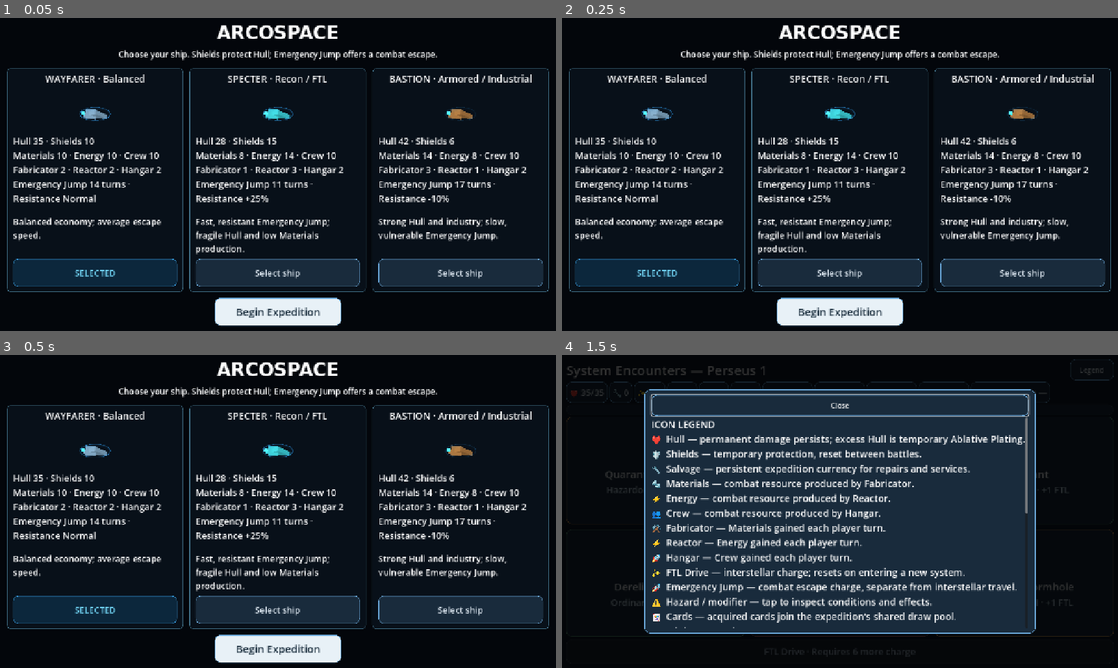
Above: before the commit, frames 1-4 (two rows, left to right).
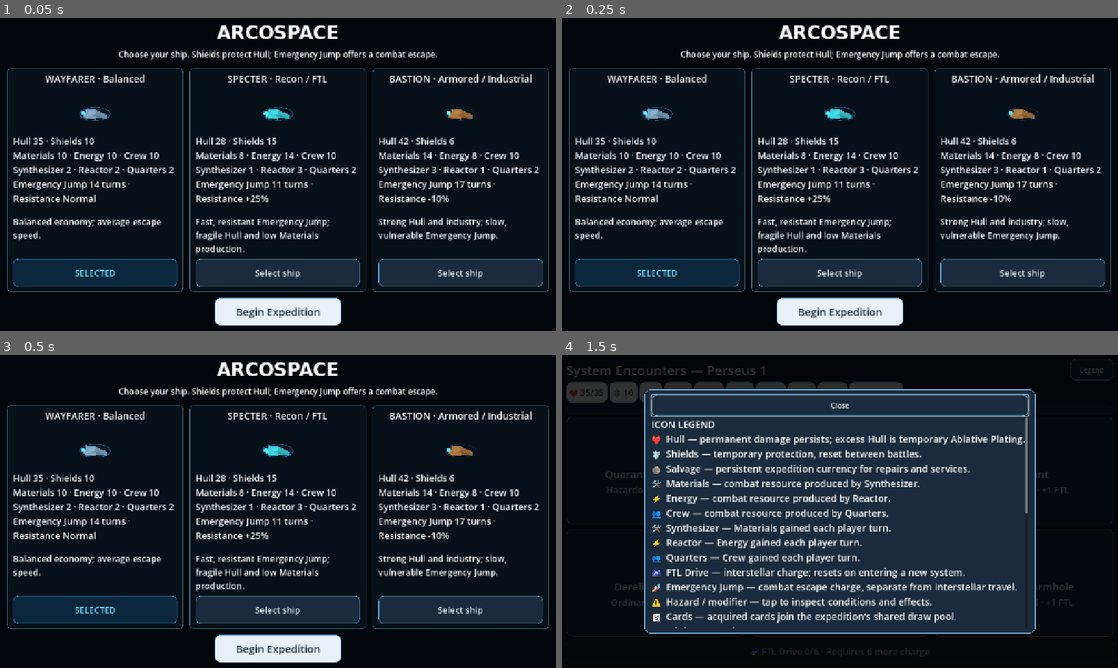
Above: after the commit, the same moments.

Repository: RPGMaster2000/arcospace
Game: Godot game, scene res://scenes/battle_setup.tscn
Two runs of this game, one before a commit and one after it. Both use one fixed random seed, a clock stepped at 60 frames per second and the inputs below.
Inputs:
- Up to frame 1 (0.05 s): no input
- Up to frame 2 (0.25 s): no input
- Up to frame 3 (0.5 s): no input
- Up to frame 4 (1.5 s): click "Begin Expedition" at 0.5 s; click "Legend" at 1.25 s

The runs differ from the first frame. In frame 1, 1.2% of the frame differs, in the area x 2-97%, y 47-51%; in frame 2, 1.2%; in frame 3, 1.2%; in frame 4, 3.3%, in the area x 0-88%, y 8-97%.

Commit message:
Refine exploration status bar and restore battle HUD terminology

Diff:
--- a/encounters/mining_operation.tres
+++ b/encounters/mining_operation.tres
@@ -47,7 +47,7 @@
 
 [sub_resource type="Resource" id="Success2"]
 script = ExtResource("Outcome")
-blurb = "Your fabricator processes a rich deposit."
+blurb = "Your synthesizer processes a rich deposit."
 salvage = 9
 
 [sub_resource type="Resource" id="Failure2"]
--- a/scripts/battle_setup.gd
+++ b/scripts/battle_setup.gd
@@ -23,7 +23,7 @@
 		var panel = get_node("Ships/Ship%d" % index)
 		panel.get_node("Name").text = data.ship_name.to_upper() + " · " + data.role
 		var resistance: String = "%+d%%" % roundi(data.ftl_resistance * 100) if data.ftl_resistance != 0 else "Normal"
-		panel.get_node("Stats").text = "Hull %d · Shields %d\nMaterials %d · Energy %d · Crew %d\nFabricator %d · Reactor %d · Hangar %d\nEmergency Jump %d turns · Resistanc …(157 unchanged characters)…
+		panel.get_node("Stats").text = "Hull %d · Shields %d\nMaterials %d · Energy %d · Crew %d\nSynthesizer %d · Reactor %d · Quarters %d\nEmergency Jump %d turns · Resistanc …(157 unchanged characters)…
 		panel.get_node("Summary").text = data.summary
 		panel.get_node("Select").pressed.connect(_select.bind(index))
 		_preview(panel.get_node("Preview/Viewport"), data)
--- a/scripts/board.gd
+++ b/scripts/board.gd
@@ -7,7 +7,6 @@
 signal expedition_continue
 signal expedition_restart
 signal expedition_exit
-var resource_bar: HFlowContainer
 var expedition: Resource
 var expedition_encounter: int = -1
 
@@ -152,23 +151,6 @@
 		set(side + "_" + key, data.get(key))
 
 func _ready() -> void:
-	resource_bar = preload("res://scripts/ui/resource_bar.gd").new()
-	add_child(resource_bar)
-	resource_bar.set_anchors_and_offsets_preset(Control.PRESET_TOP_WIDE)
-	resource_bar.offset_left = 12
-	resource_bar.offset_right = -150
-	resource_bar.offset_top = 78
-	resource_bar.offset_bottom = 178
-	var legend = Button.new()
-	legend.name = "Legend"
-	legend.text = "Legend"
-	legend.position = Vector2(580, 568)
-	legend.custom_minimum_size = Vector2(130, 48)
-	preload("res://scripts/ui/encounter_presentation.gd").action(legend)
-	$MatchResult/Panel.add_child(legend)
-	legend.pressed.connect(resource_bar.overlay.show_legend)
-	for path in ["PlayerResource1", "PlayerResource2", "PlayerResource3", "PlayerHullLabel", "PlayerShieldsLabel", "SalvageLabel", "FTLPanel/Charge"]:
-		get_node(path).hide()
 	_apply_ship("player", player_ship_data)
 	_apply_ship("enemy", enemy_ship_data)
 	for side in ["player", "enemy"]:
@@ -468,8 +450,6 @@
 	$MatchResult/Panel/RepairAmount.text = "Spend %d / %d Salvage" % [maxi(0, repair_spend), salvage]
 	$MatchResult/Panel/Repair.text = "Repair to %d/%d Hull" % [player_hull + maxi(0, repair_spend) * HULL_PER_SALVAGE, player_hull_capacity]
 	$ModifierDisplay.refresh(modifier, turn_number)
-	$ModifierDisplay/Meter.hide()
-	resource_bar.combat(self)
 	var ftl_status: String = "Emergency Jump %d / %d" % [ftl.charge, ftl.charge_target]
 	if ftl.disabled_turns > 0:
 		ftl_status += " · Offline (%d turns)" % ftl.disabled_turns
--- a/scripts/encounter_approach.gd
+++ b/scripts/encounter_approach.gd
@@ -2,7 +2,7 @@
 class_name EncounterApproach
 
 @export var title: String = ""
-@export_enum("None:", "Fabricator:synthesizer", "Reactor:reactor", "Hangar:quarters") var requirement: String = ""
+@export_enum("None:", "Synthesizer:synthesizer", "Reactor:reactor", "Quarters:quarters") var requirement: String = ""
 @export_range(0, 20, 1) var minimum_production: int = 3
 @export_range(0, 1000, 1) var salvage_cost: int = 0
 @export_range(0.0, 1.0, 0.01) var success_chance: float = 1.0
--- a/scripts/expedition.gd
+++ b/scripts/expedition.gd
@@ -108,6 +108,7 @@
 	jump_button = Button.new()
 	jump_button.custom_minimum_size.y = 56
 	jump_button.add_theme_font_size_override("font_size", 21)
+	jump_button.add_theme_font_override("font", Presentation.UI_FONT)
 	Presentation.action(jump_button)
 	jump_button.pressed.connect(_jump)
 	column.add_child(jump_button)
@@ -191,7 +192,7 @@
 	progress.value = state.ftl_charge
 	title.text = "System Encounters — " + state.system_name if kind == "system" else (state.ship().ship_name + " · Expedition" if kind == "poi" else "Encounter Result")
 	resource_bar.exploration(state)
-	jump_button.text = "Jump to Next System" if state.ftl_charge >= state.required_ftl_charge else "FTL Drive · Requires %d more charge" % (state.required_ftl_charge - state.ftl_charge)
+	jump_button.text = "%s FTL Drive %d/%d · %s" % [_icon("travel"), state.ftl_charge, state.required_ftl_charge, "Jump to Next System" if state.ftl_charge >= state.required_ftl_charge else "Requires %d more charge" % (state.required_ftl_charge - state.ftl_charge)]
 	jump_button.disabled = not state.can_jump()
 	jump_button.visible = state.hull > 0
 
--- a/scripts/expedition_state.gd
+++ b/scripts/expedition_state.gd
@@ -7,7 +7,7 @@
 const Cards = preload("res://scripts/card_library.gd")
 const PRODUCTION = ["synthesizer", "reactor", "quarters"]
 const RESOURCES = ["materials", "energy", "crew"]
-const LABELS = {"synthesizer":"Fabricator", "reactor":"Reactor", "quarters":"Hangar",
+const LABELS = {"synthesizer":"Synthesizer", "reactor":"Reactor", "quarters":"Quarters",
 	"materials":"Materials", "energy":"Energy", "crew":"Crew", "shields":"Shields",
 	"emergency_jump_charge":"Emergency Jump charge", "emergency_jump_offline":"Emergency Jump offline turns"}
 var rules: Resource
--- a/scripts/ui/encounter_presentation.gd
+++ b/scripts/ui/encounter_presentation.gd
@@ -9,23 +9,23 @@
  "radiation_nebula":["☢️", "RAD"], "distress_signal":["📡", "SOS"],
  "pirate_debris_field":["☠️", "DEBRIS"], "unstable_wormhole":["🌀", "RIFT"],
  "quarantined_colony":["⚕️", "COLONY"], "battle":["🚀", "COMBAT"],
- "synthesizer":["⚒", "FAB"], "reactor":["⚡", "REACTOR"], "quarters":["🚀", "HANGAR"],
+ "synthesizer":["🛠️", "SYNTH"], "reactor":["⚡", "REACTOR"], "quarters":["👥", "QUARTERS"],
  "approach":["🔎", "SCAN"], "card":["🃏", "CARD"],
  "automated":["⚙️", "AUTO"], "industrial":["🏭", "INDUSTRY"], "deep_mining":["💎", "CORE"],
  "elite":["⚔️", "ELITE"], "boss":["⚔️", "BOSS"],
- "hull":["❤️", "HULL"], "shields":["🛡️", "SHIELDS"], "salvage":["🔧", "SALVAGE"],
- "materials":["🔩", "MATERIALS"], "energy":["⚡", "ENERGY"], "crew":["👥", "CREW"],
- "travel":["✨", "FTL"], "jump":["🚀", "JUMP"], "hazard":["⚠️", "HAZARD"]}
+ "hull":["❤️", "HULL"], "shields":["🛡️", "SHIELDS"], "salvage":["🪨", "SALVAGE"],
+ "materials":["🛠️", "MATERIALS"], "energy":["⚡", "ENERGY"], "crew":["👥", "CREW"],
+ "travel":["🌌", "FTL"], "jump":["🚀", "JUMP"], "hazard":["⚠️", "HAZARD"]}
 const MEANINGS = {
  "hull":"Hull — permanent damage persists; excess Hull is temporary Ablative Plating.",
  "shields":"Shields — temporary protection, reset between battles.",
  "salvage":"Salvage — persistent expedition currency for repairs and services.",
- "materials":"Materials — combat resource produced by Fabricator.",
+ "materials":"Materials — combat resource produced by Synthesizer.",
  "energy":"Energy — combat resource produced by Reactor.",
- "crew":"Crew — combat resource produced by Hangar.",
- "synthesizer":"Fabricator — Materials gained each player turn.",
+ "crew":"Crew — combat resource produced by Quarters.",
+ "synthesizer":"Synthesizer — Materials gained each player turn.",
  "reactor":"Reactor — Energy gained each player turn.",
- "quarters":"Hangar — Crew gained each player turn.",
+ "quarters":"Quarters — Crew gained each player turn.",
  "travel":"FTL Drive — interstellar charge; resets on entering a new system.",
  "jump":"Emergency Jump — combat escape charge, separate from interstellar travel.",
  "hazard":"Hazard / modifier — tap to inspect conditions and effects.",
--- a/scripts/ui/resource_bar.gd
+++ b/scripts/ui/resource_bar.gd
@@ -1,7 +1,11 @@
 extends HFlowContainer
-# Same presentation for persistent expedition values and live combat values.
+# Exploration only: ship starting reserves plus effective pending adjustments.
 const Presentation = preload("res://scripts/ui/encounter_presentation.gd")
-const Modifiers = preload("res://scripts/combat_modifier.gd")
+const POSITIVE = Color("13743a")
+const NEGATIVE = Color("b32232")
+const FAMILY_COLORS = {"materials":Color("f0c9c6"), "synthesizer":Color("f0c9c6"),
+	"energy":Color("cbdff4"), "reactor":Color("cbdff4"),
+	"crew":Color("d4e9c5"), "quarters":Color("d4e9c5")}
 var overlay: CanvasLayer
 var entries: Dictionary = {}
 
@@ -11,7 +15,7 @@
 	overlay = preload("res://scripts/ui/info_overlay.gd").new()
 	add_child(overlay)
 
-func put(key: String, value: String, detail: String = "", icon_key: String = "") -> void:
+func put(key: String, value: String, detail: String = "", adjustment: String = "", negative: bool = false, extra_bonus: String = "") -> void:
 	if not entries.has(key):
 		var button = Button.new()
 		button.custom_minimum_size.y = 48
@@ -20,39 +24,68 @@
 		Presentation.action(button)
 		for style in ["normal", "hover", "pressed", "disabled"]:
 			var box: StyleBoxFlat = button.get_theme_stylebox(style).duplicate()
+			box.bg_color = FAMILY_COLORS.get(key, Color("f2f4f7"))
+			if style == "hover": box.bg_color = box.bg_color.lightened(.08)
 			box.content_margin_left = 8
 			box.content_margin_right = 8
 			box.content_margin_top = 2
 			box.content_margin_bottom = 2
 			button.add_theme_stylebox_override(style, box)
+		# Button text retains sizing/accessibility; child labels color each adjustment.
+		for color in ["font_color", "font_hover_color", "font_pressed_color", "font_focus_color", "font_disabled_color"]:
+			button.add_theme_color_override(color, Color.TRANSPARENT)
+		var row = HBoxContainer.new()
+		row.name = "Values"
+		row.alignment = BoxContainer.ALIGNMENT_CENTER
+		row.add_theme_constant_override("separation", 0)
+		row.set_anchors_and_offsets_preset(Control.PRESET_FULL_RECT)
+		row.mouse_filter = Control.MOUSE_FILTER_IGNORE
+		button.add_child(row)
+		for part in ["Base", "Adjustment", "Bonus"]:
+			var label = Label.new()
+			label.name = part
+			label.mouse_filter = Control.MOUSE_FILTER_IGNORE
+			label.add_theme_font_override("font", Presentation.UI_FONT)
+			label.add_theme_font_size_override("font_size", 20)
+			label.add_theme_color_override("font_color", Color("202c3e"))
+			row.add_child(label)
 		button.pressed.connect(func(): overlay.show_text(button.tooltip_text))
 		entries[key] = button
 		add_child(button)
 	var entry: Button = entries[key]
-	entry.text = Presentation.icon(key if icon_key.is_empty() else icon_key, get_theme_default_font()) + " " + value
+	var base: String = Presentation.icon(key, get_theme_default_font()) + (" " + value if not value.is_empty() else "")
+	var suffix: String = " " + adjustment if not adjustment.is_empty() else ""
+	var bonus: String = " · " + extra_bonus if not extra_bonus.is_empty() else ""
+	entry.text = base + suffix + bonus
+	entry.get_node("Values/Base").text = base
+	entry.get_node("Values/Adjustment").text = suffix
+	entry.get_node("Values/Adjustment").add_theme_color_override("font_color", NEGATIVE if negative else POSITIVE)
+	entry.get_node("Values/Bonus").text = bonus
+	entry.get_node("Values/Bonus").add_theme_color_override("font_color", POSITIVE)
 	entry.tooltip_text = Presentation.meaning(key) + ("\n" + detail if not detail.is_empty() else "")
+
+func starting_resource(state: Resource, key: String) -> void:
+	var base: int = int(state.ship().get(key))
+	var final: int = state.starting_value(state.ship(), key)
+	var delta: int = final - base
+	put(key, str(base), "Ship starting reserve: %d. Effective pending adjustment: %+d. Next battle starts at %d before turn income.\nThese are next-battle values, not a live exploration stockpile. Resource penalties cap at half the base reserve; bonuses add independently.\nPending bonuses %+d; penalties %d." % [base, delta, final, int(state.pending_bonuses.get(key, 0)), int(state.pending_penalties.get(key, 0))], "%+d" % delta if delta else "", delta < 0)
 
 func exploration(state: Resource) -> void:
 	put("hull", "%d/%d" % [state.hull, state.ship().hull_capacity], state.ship().ship_name)
+	starting_resource(state, "shields")
 	put("salvage", str(state.salvage))
-	put("travel", "%d/%d" % [state.ftl_charge, state.required_ftl_charge])
-	for key in state.PRODUCTION:
-		put(key, "%d/t" % state.production(key), "Expedition production; combat changes reset after battle.")
-	for key in state.RESOURCES + ["shields"]:
-		put(key, "Next %d" % state.starting_value(state.ship(), key), "NEXT BATTLE START, before turn income. This is a preview, not a live expedition stockpile.")
-	put("hazard", "Next effects" + (" •" if state.pending_description() != "None" else " —"), "Pending effects: " + state.pending_description() + "\nStarting combat resources (before turn income):\n" +
-		"Materials %d · Energy %d · Crew %d · Shields %d\nResource penalties cap at half the ship's base starting value. Bonuses add together; Emergency Jump offline uses the longest duration." % [state.starting_value(state.ship(), "materials"), state.starting_value(state.ship(), "energy"), state.starting_value(state.ship(), "crew"), state.starting_value(state.ship(), "shields")])
-
-func combat(board: Node) -> void:
-	put("hull", "%d/%d" % [board.player_hull, board.player_hull_capacity])
-	put("shields", "OFF" if board.modifier.shields_disabled() else str(board.player_shields))
-	put("salvage", str(board.salvage))
 	for pair in [["materials", "synthesizer"], ["energy", "reactor"], ["crew", "quarters"]]:
-		put(pair[0], "%d (+%d)" % [board.get("player_" + pair[0]), board.get("player_" + pair[1])], "%s: %d per player turn. Parentheses show production, not stored resources." % [Presentation.meaning(pair[1]).get_slice(" —", 0), board.get("player_" + pair[1])])
-	put("jump", "%d/%d%s" % [board.ftl.charge, board.ftl.charge_target, " OFF" if board.ftl.disabled_turns > 0 else ""], "Offline turns: %d" % board.ftl.disabled_turns)
-	var condition: String = Modifiers.NAMES[board.modifier.kind]
-	if board.modifier.kind in [1, 2, 3]:
-		condition += " · %s %dt" % ["active" if board.modifier.active else "in", maxi(0, (board.modifier.ends_round if board.modifier.active else board.modifier.next_round) - board.turn_number)]
-	elif board.modifier.kind == 4:
-		condition += " · %d%% hit" % (100 - board.modifier.miss_rate)
-	put("hazard", condition, Modifiers.description(board.modifier.kind) + "\n" + board.modifier.status_text(board.turn_number), Presentation.modifier_key(board.modifier.kind))
+		starting_resource(state, pair[0])
+		var key: String = pair[1]
+		var base: int = int(state.ship().get(key))
+		var delta: int = state.production(key) - base
+		put(key, "%d/t" % base, "Production per player turn: %d. Base %d, expedition improvements %+d. Combat-only changes reset after battle." % [state.production(key), base, delta], "%+d" % delta if delta else "", delta < 0)
+	var boost: int = clampi(state.modifier_value("emergency_jump_charge"), 0, state.ship().ftl_turns)
+	var offline: int = maxi(0, state.modifier_value("emergency_jump_offline"))
+	var detail: String = "Next battle: %d starting charge (ship target %d), disabled for %d turns. Normal turn charging resumes once enabled. Offline duration uses the longest pending penalty; charge is retained." % [boost, state.ship().ftl_turns, offline]
+	if offline > 0:
+		put("jump", "", detail, "Disabled -%d" % offline, true, "Boost +%d" % boost if boost else "")
+	elif boost > 0:
+		put("jump", "", detail, "Boost +%d" % boost)
+	else:
+		put("jump", "Nominal", detail)
--- a/tests/status_bar_test.gd
+++ b/tests/status_bar_test.gd
@@ -30,6 +30,8 @@
 
 func geometry(bar: Control) -> void:
 	for button in bar.entries.values():
+		for label in button.get_node("Values").get_children():
+			if not label.text.is_empty(): check(button.get_global_rect().encloses(label.get_global_rect()), "Colored value fits button: " + label.text)
 		check(button.size.y >= 48, "Touch-sized resource entry")
 		check(bar.get_global_rect().encloses(button.get_global_rect()), "Resource entry fits flow bar")
 		check(root.get_visible_rect().encloses(button.get_global_rect()), "Resource entry fits viewport")
@@ -69,8 +71,35 @@
 	check(host.state.encounters[enemy_index].modifier == assigned, "PoI completion preserves modifier")
 	host.state.add_modifiers({"energy":5, "crew":-3})
 	host.show_system()
-	check(host.resource_bar.entries.energy.text.contains("Next %d" % host.state.starting_value(host.state.ship(), "energy")), "Exploration values marked Next")
-	check(host.resource_bar.entries.hazard.tooltip_text.contains("+5 Energy"), "Pending modifiers available")
+	check(host.resource_bar.entries.energy.text == "⚡ 10 +5", "Base reserve plus green bonus")
+	check(host.resource_bar.entries.crew.text.ends_with("10 -3"), "Base reserve plus red penalty")
+	check(not host.resource_bar.entries.has("travel") and not host.resource_bar.entries.has("hazard"), "Removed duplicate FTL and effects entries")
+	check(host.resource_bar.entries.keys().slice(0,3) == ["hull", "shields", "salvage"], "Hull, Shields, Salvage order")
+	check(host.resource_bar.entries.jump.text.ends_with("Nominal"), "Unmodified Emergency Jump nominal")
+	check(Presentation.meaning("synthesizer").begins_with("Synthesizer") and Presentation.meaning("quarters").begins_with("Quarters"), "Production names consistent")
+	check(host.resource_bar.entries.energy.get_node("Values/Adjustment").get_theme_color("font_color") == host.resource_bar.POSITIVE, "Positive color")
+	check(host.resource_bar.entries.crew.get_node("Values/Adjustment").get_theme_color("font_color") == host.resource_bar.NEGATIVE, "Negative color")
+	host.state.add_modifiers({"energy":-100, "emergency_jump_charge":2, "emergency_jump_offline":3})
+	host.show_system()
+	check(host.resource_bar.entries.energy.text == "⚡ 10", "Effective capped net zero omits adjustment")
+	check(host.resource_bar.entries.jump.text.ends_with("Disabled -3 · Boost +2"), "Offline and boost coexist without hiding either")
+	host.state.pending_penalties.erase("energy")
+	host.show_system()
+	var saved_bonuses: Dictionary = host.state.pending_bonuses.duplicate()
+	var saved_penalties: Dictionary = host.state.pending_penalties.duplicate()
+	host.state.pending_bonuses.energy = 2
+	host.state.pending_penalties.energy = -5
+	host.state.pending_bonuses.erase("emergency_jump_offline")
+	host.state.production_upgrades.synthesizer = 1
+	host.show_system()
+	check(host.resource_bar.entries.energy.text == "⚡ 10 -3", "Mixed effects display net negative")
+	check(host.resource_bar.entries.energy.get_node("Values/Adjustment").get_theme_color("font_color") == host.resource_bar.NEGATIVE, "Mixed net negative is red")
+	check(host.resource_bar.entries.jump.text.ends_with("Boost +2"), "Boost-only status")
+	check(host.resource_bar.entries.synthesizer.text.ends_with("2/t +1"), "Production improvements displayed separately")
+	host.state.pending_bonuses = saved_bonuses
+	host.state.pending_penalties = saved_penalties
+	host.state.production_upgrades.clear()
+	host.show_system()
 	var before: int = host.state.ftl_charge
 	await settle()
 	Input.emulate_touch_from_mouse = true
@@ -115,27 +144,14 @@
 		board.player_energy = 37
 		board.salvage = 12
 		board.refresh_display()
-		check(board.resource_bar.entries.energy.text.contains("37"), "Live Energy updates")
-		check(not board.resource_bar.entries.energy.text.contains("Next"), "Live values distinct from preview")
-		check(board.resource_bar.entries.salvage.text.contains("12"), "Live Salvage updates")
+		check(board.get_node("PlayerResource2").visible and board.get_node("PlayerHullLabel").visible, "Original battle resource and Hull UI restored")
+		check(board.get_node("SalvageLabel").visible and board.get_node("FTLPanel/Charge").visible, "Original Salvage and Emergency Jump UI restored")
+		check(board.get_node("PlayerResource2/energy").text == "37", "Original resource values update")
+		for child in board.get_children(): check(not child is HFlowContainer, "No exploration bar in combat")
 		if kind == 2:
 			for viewport_size in [Vector2i(1280,720), Vector2i(1680,720), Vector2i(686,384)]:
 				root.size = viewport_size
 				await shot("battle-%d" % viewport_size.x)
-				geometry(board.resource_bar)
-			board.resource_bar.entries.hazard.pressed.emit()
-			await shot("description")
-			check(board.turn_number == 1, "Inspecting resources consumes no turn")
-			board.resource_bar.overlay.dismiss()
-		if kind == 5:
-			board.enemy_hull = 0
-			board._check_winner()
-			board.refresh_display()
-			await shot("victory")
-			var charge: int = host.state.ftl_charge
-			board.get_node("MatchResult/Panel/Legend").pressed.emit()
-			check(board.resource_bar.overlay.shade.visible and host.state.ftl_charge == charge, "Victory legend does not repeat rewards")
-			board.resource_bar.overlay.dismiss()
 		host._battle_finished()
 		check(host.state.encounters[enemy_index].modifier == kind, "Returning from battle preserves condition")
 		await process_frame
--- a/tools/generate_balance_docs.gd
+++ b/tools/generate_balance_docs.gd
@@ -26,8 +26,8 @@
 
 func _initialize() -> void:
 	DirAccess.make_dir_recursive_absolute("res://docs/balance")
-	var text: String = "# Ships\n\nGenerated from loaded Resour …(97 unchanged characters)… lancing. M/E/C = Materials/Energy/Crew; F/R/H = Fabricator/Reactor/Hangar. Production identifiers: `synthesizer` / `reactor` / `quarters`.\n\n"
-	text += "| Ship | Type / special attribute | Hull / Shields | M/E/C | F/R/H | Emergency Jump turns / resistance | Rank | FTL reward (defeat **or escape**) | Destruction Salvage | Generation weight | Edit |\n|---|---|---|---|---|---|---|---|---|---|---|\n"
+	var text: String = "# Ships\n\nGenerated from loaded Resour …(97 unchanged characters)… lancing. M/E/C = Materials/Energy/Crew; S/R/Q = Synthesizer/Reactor/Quarters. Production identifiers: `synthesizer` / `reactor` / `quarters`.\n\n"
+	text += "| Ship | Type / special attribute | Hull / Shields | M/E/C | S/R/Q | Emergency Jump turns / resistance | Rank | FTL reward (defeat **or escape**) | Destruction Salvage | Generation weight | Edit |\n|---|---|---|---|---|---|---|---|---|---|---|\n"
 	var profiles: Array = Ships.PLAYERS.duplicate()
 	profiles.append_array(Rules.enemy_ships)
 	for ship in profiles:
Binary file changed: assets/fonts/ArcospaceEmoji.ttf
Not shown, changed: assets/fonts/README.md
Not shown, changed: docs/android_ui.md
Not shown, changed: docs/balance/pois.md
Not shown, changed: docs/balance/ships.md
Not shown, changed: docs/card-library.md
Not shown, changed: docs/expeditions.md
Not shown, changed: docs/ship-variants.md
